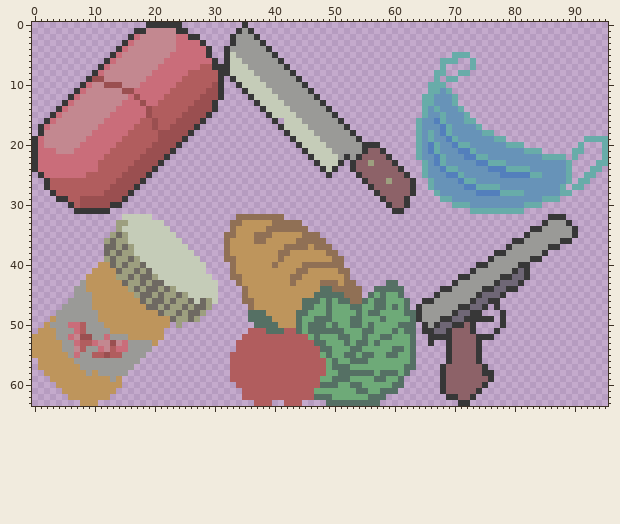
File history of a sprite sheet, Assets/Art/items.png. The first picture shows the starting point.
The file is 96x64 pixels.
Once edited:
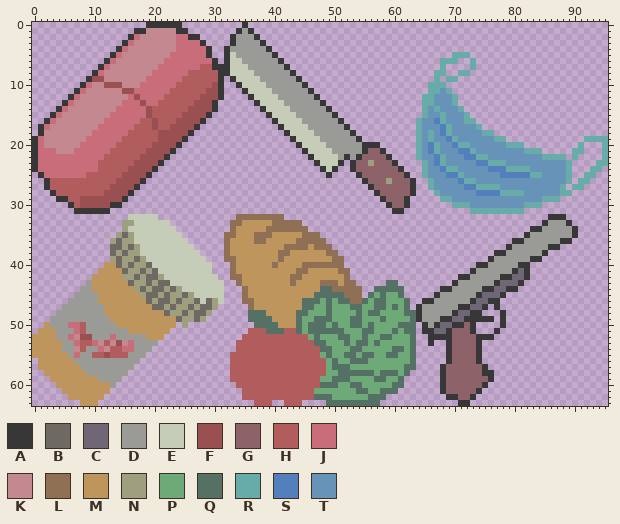
Palette (. is transparent): A #373737  B #6e6962  C #6f6776  D #9a9a97  E #c5ccb8  F #9a4f50  G #8d6268  H #b15d5e  J #ca6d7a  K #c38890  L #907055  M #be955c  N #9d9f7f  P #6eaa78  Q #557064  R #68aca9  S #537fbc  T #6793b8
Change:
Changed rows in their new state; - is an unchanged pixel.
first column x 41:
16 E
first column x 3:
32 ------------.----E-----------
33 -----------.-N-----E---------
34 -----------.N-------E--------
35 ----------.NBN-------E-------
36 ---------.NB-N--------E------
37 ---------.-BNBN--------E-----
38 ---------.BNB-N---------E----
39 ---------.NB-NBN---------E---
40 --------.-MBNB-NB---------E--
41 -------.---MB-NBNB--------E--
42 ------.----M-NBN-BN--------E-
43 -----.D-----MB-NBN-B--------E
44 ----.-D------MNBN-BNBN------E
45 -------D------MN-BNB-NBN----E
46 -------D-------MBN-BNB-NBEBNE
47 -------DD-------M-BNB-NBN-BN-
48 --------D---------MB-NBN-BN--
49 D-------DD----------MB-NBN---
50 ---------DD---------M.N------
51 ----------DDD------M---------
52 ---------DJ--DDD-------------
53 ---------HKFKJ---D-----------
54 -----------H-J---------------
55 ------------H----------------
58 -------D---------------------
59 --------DD-D-----------------
60 ----------D.-----------------
61 ----------.------------------
62 ---------.-------------------
